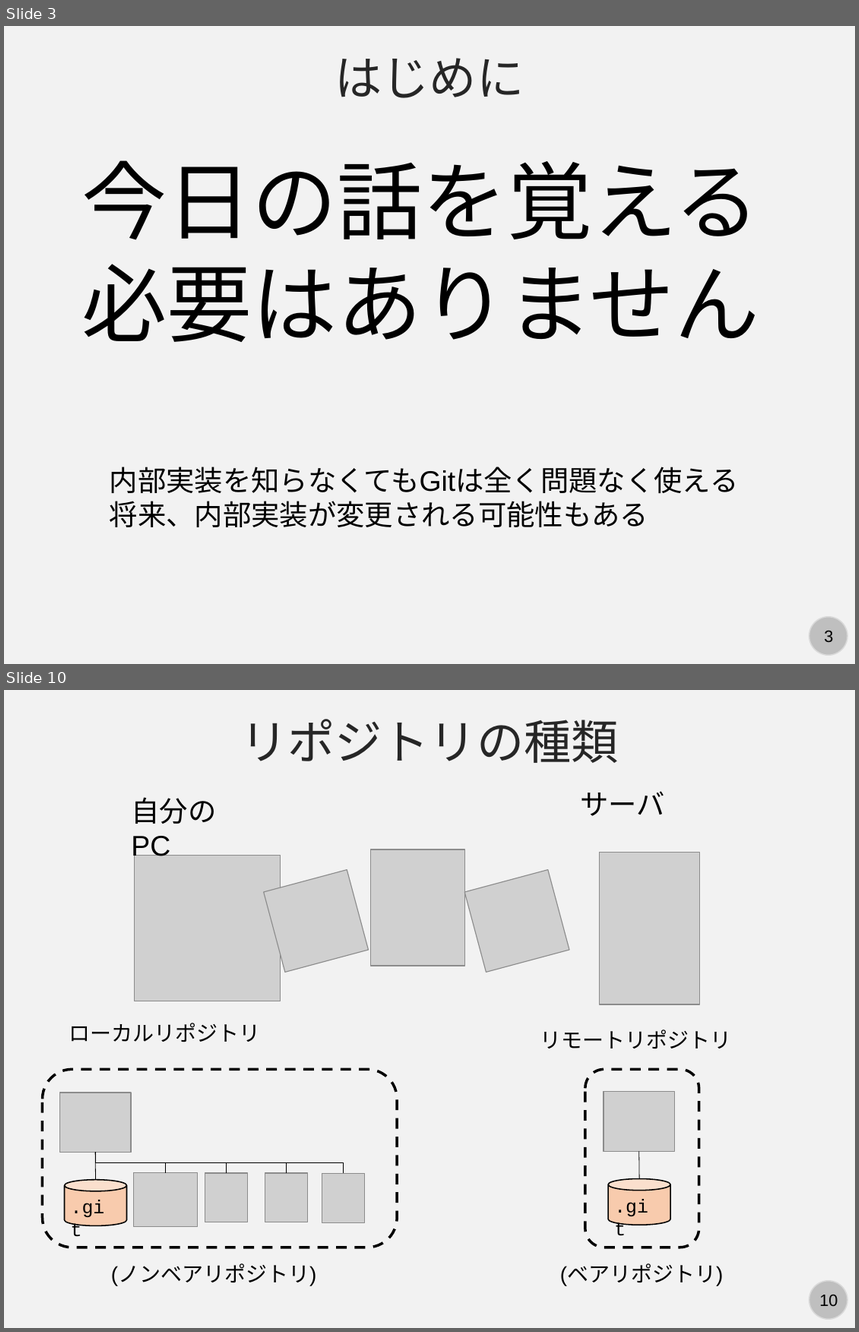
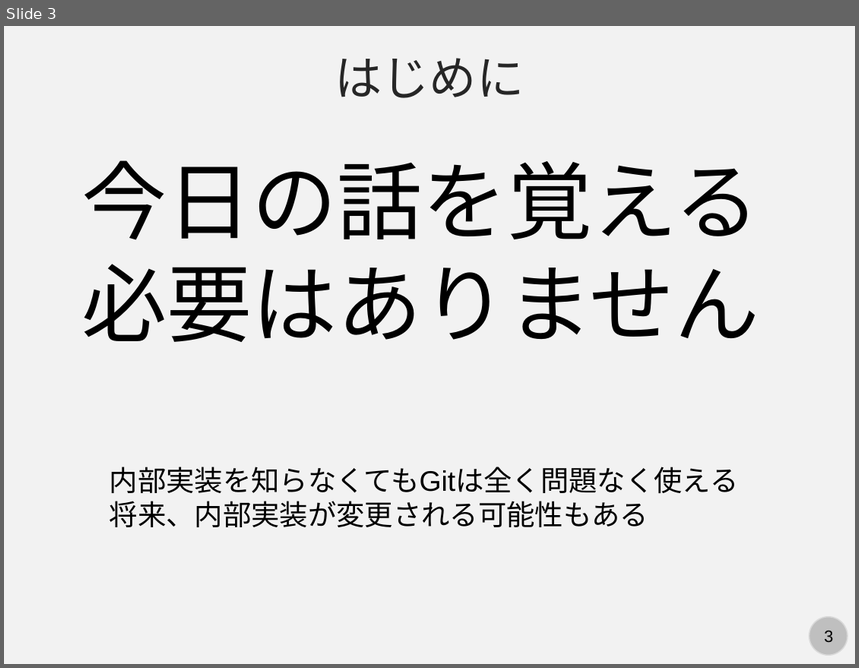
Before and after one commit to kaityo256/github, a slide deck: internals/fig/slide.pptx. Shown one above the other, each under a label of ours: slides 3 and 10 before the commit, slide 3 after it; the slides between them are not shown. The pictures are 859x1332 and 859x668 pixels, drawn with LibreOffice and Linux fonts; fonts in the diff are those of the drawing; grey boxes stand for pictures. Boxes give left, top, right and bottom in pixels: in the first picture for what was removed or moved away, otherwise in the second. Text is boxed around its words. In the diff, an @@ line names an element or a change of style, - is before the commit and + after.

```diff
--- a/internals/fig/slide.pptx
+++ b/internals/fig/slide.pptx
@@ slide 10 removed at box(4, 690, 855, 1328), background #F2F2F2; not listed: 2 template elements that a slide beside it also shows @@
@@ text removed at box(240, 719, 618, 763) @@
-リポジトリの種類
@@ text removed at box(131, 797, 216, 862) @@
-自分のPC
@@ text removed at box(580, 791, 665, 816) @@
-サーバ
@@ picture removed at box(135, 855, 281, 1002) @@
@@ picture removed at box(264, 870, 368, 972) @@
@@ picture removed at box(371, 850, 465, 967) @@
@@ picture removed at box(465, 870, 569, 972) @@
@@ picture removed at box(600, 853, 700, 1005) @@
@@ text removed at box(69, 1023, 261, 1043) @@
-ローカルリポジトリ
@@ text removed at box(540, 1030, 731, 1049) @@
-リモートリポジトリ
@@ rounded rectangle removed at box(42, 1070, 397, 1248) @@
@@ rounded rectangle removed at box(585, 1070, 699, 1248) @@
@@ picture removed at box(59, 1093, 131, 1152) @@
@@ picture removed at box(603, 1092, 675, 1151) @@
@@ line removed from (95, 1152) to (96, 1180) @@
@@ elbow line removed from (95, 1152) to (166, 1173) @@
@@ elbow line removed from (95, 1152) to (226, 1173) @@
@@ elbow line removed from (95, 1152) to (287, 1173) @@
@@ elbow line removed from (95, 1152) to (344, 1173) @@
@@ line removed from (639, 1151) to (640, 1179) @@
@@ cylinder removed at box(65, 1180, 126, 1227) @@
@@ picture removed at box(133, 1173, 197, 1227) @@
@@ picture removed at box(205, 1173, 247, 1223) @@
@@ picture removed at box(265, 1173, 308, 1223) @@
@@ picture removed at box(322, 1173, 365, 1223) @@
@@ text removed at box(606, 1191, 664, 1222) @@
-.git
@@ cylinder removed at box(608, 1179, 671, 1225) @@
@@ text removed at box(62, 1192, 120, 1223) @@
-.git
@@ text removed at box(111, 1265, 317, 1286) @@
-(ノンベアリポジトリ)
@@ text removed at box(560, 1265, 724, 1286) @@
-(ベアリポジトリ)
```
Also in this commit, not shown: 1 slide changed, 9 slides added, 35 other slides removed.
